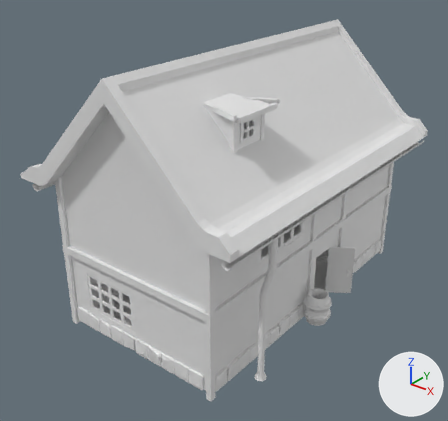
The FBX model Assets/zdanie.fbx as it was, and as the next commit left it.
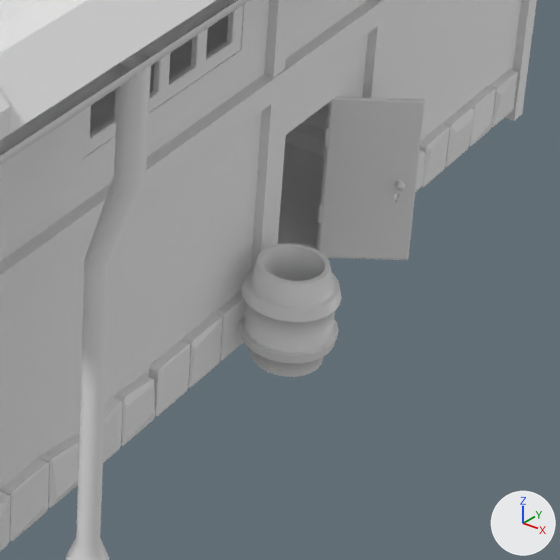
The first picture shows the older version from a 50 mm camera at (49.7, -67.5, 50.1) aimed at (0.8, -6.4, 12.2). The close-ups show both versions on the part from 53% to 88% of the width and 52% to 90% of the height of that picture; other places that the commit changed are outside them. The axes (+X, +Y, +Z) are drawn at lower right. The lights are the same throughout. Where no turn or scale is listed for an object, it has been applied to the vertices.

The first close-up shows 'Cube.012', 'Cube.019', 'Cube.020', 'Cylinder.007', 'Cylinder.008', 'Cylinder.011', 'Sphere.006', 'bocka', 'dver1', 'kamen1', 'kamen2', 'osnova', 'pol', 'roof', 'sliv'.
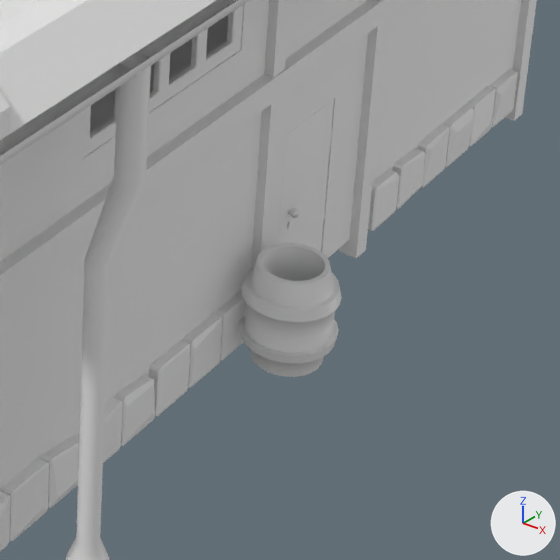
Pixel boxes (x1, y1, x2, y2) of what changed, in the close-ups (560 x 560 px):
'dver1', deleted: before (318, 97, 425, 260)
'dver2_001', added: after (278, 99, 334, 252)
'Sphere.006', moved: before (395, 179, 405, 191); after (287, 208, 300, 218)
'Cube.019', unchanged, uncovered by the edit: before (362, 0, 388, 98); after (339, 0, 388, 258)
'pol', unchanged, covered by the edit: before (278, 142, 324, 249)

Patch to the scene script:
```diff
--- a/Assets/zdanie.fbx.py
+++ b/Assets/zdanie.fbx.py
@@ me_mesh_053 @@
+me_mesh_053.from_pydata(...)  # 140 vertices, 140 faces; spans x -1.0..1.01, y -0.02..2.0, z -1.0..1.0
@@ ob_cylinder_008 @@
 ob_cylinder_008 = bpy.data.objects.new('Cylinder.008', me_cylinder_014)
+ob_cylinder_008.parent = ob_dver2_001
 ob_cylinder_008.location = (13.46, 1.387, 5.606)
@@ ob_dver1 @@
-ob_dver1 = bpy.data.objects.new('dver1', me_cube_012)
-ob_dver1.location = (13.52, 1.37, 3.69)
@@ ob_sphere_006 @@
 ob_sphere_006 = bpy.data.objects.new('Sphere.006', me_sphere_013)
+ob_sphere_006.parent = ob_dver2_001
 ob_sphere_006.location = (16.14, 2.827, 3.667)
@@ ob_cylinder_007 @@
 ob_cylinder_007 = bpy.data.objects.new('Cylinder.007', me_cylinder_013)
+ob_cylinder_007.parent = ob_dver2_001
 ob_cylinder_007.location = (13.46, 1.387, 2.069)
@@ ob_dver2_001 @@
+ob_dver2_001 = bpy.data.objects.new('dver2_001', me_mesh_053)
+ob_dver2_001.location = (13.58, 1.34, 3.69)
+ob_dver2_001.rotation_euler = (0.0, 0.0, -3.142)  # degrees (0, 0, -180)
+ob_dver2_001.scale = (0.0805, 1.82, 3.73)
```
